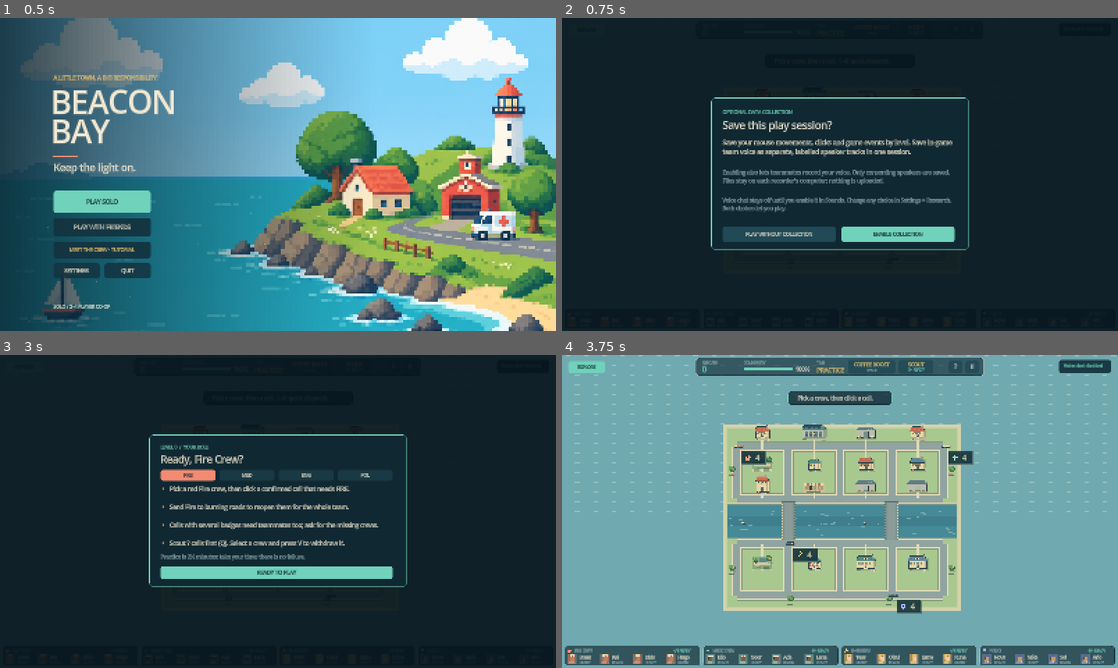
Above: before the commit, frames 1-4 (two rows, left to right).
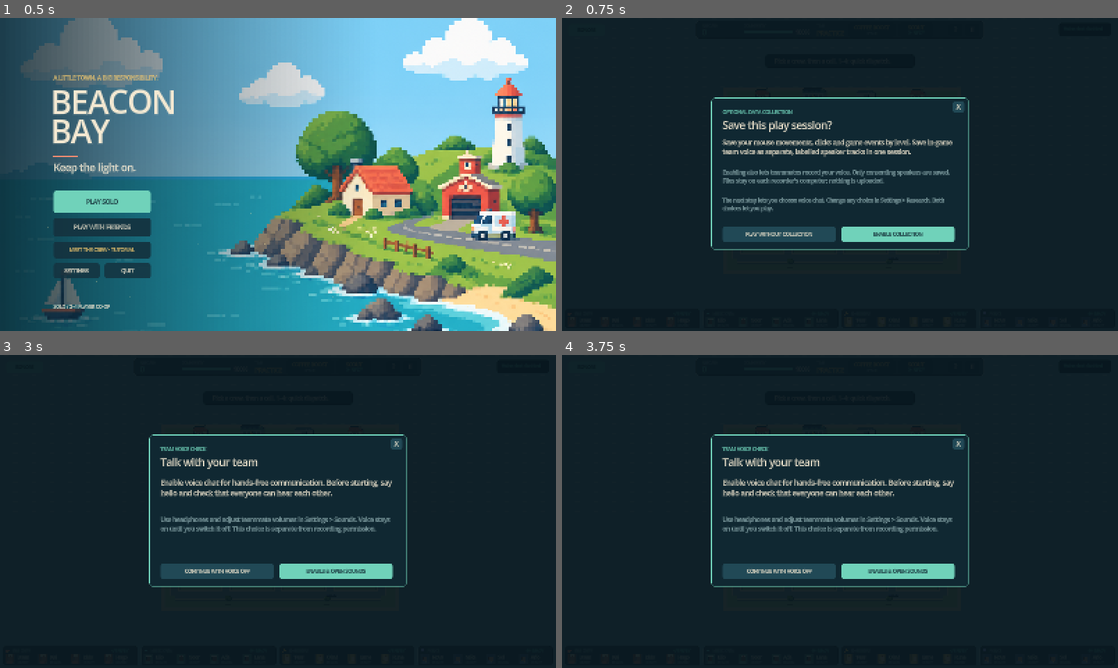
Above: after the commit, the same moments.

Repository: Misha-17/Holistic_Game
Game: Godot game, scene res://scenes/main.tscn
The game is run twice, just before and just after one commit, with the same random seed, the same clock (stepped at 60 frames per second) and the same inputs. Sound files missing from this copy of the repository are replaced by a short silence.
Inputs (mouse positions are in pixels of both pictures, inside the frame that each line leads up to):
- Up to frame 1 (0.5 s): no input
- Up to frame 2 (0.75 s): tap Enter at 0.5 s; move the mouse to (962, 158) at 0.52 s; hold Right from 0.53 s (still down); tap 1 at 0.6 s; click (962, 158) at 0.67 s
- Up to frame 3 (3 s): tap Space at 0.77, 1.25, 2.75 s; release Right at 1.25 s; drag from (166, 527) to (250, 574) at 1.27 s; tap Enter at 2 s; move the mouse to (333, 442) at 2.02 s; hold Right 2.03-2.75 s; tap G at 2.1 s; drag from (250, 574) to (111, 464) at 2.77 s
- Up to frame 4 (3.75 s): tap Enter at 3.5, 3.6 s; move the mouse to (1006, 558) at 3.52 s; hold Left from 3.53 s (still down)

Frame 1 is identical in both runs. In frame 2, 0.5% of the frame differs, in the area x 28-73%, y 26-63%; in frame 3, 6.4%; in frame 4, 99%, in the area x 0-100%, y 0-100%.

Commit message:
feat: update entry management and voice functionality

Diff:
--- a/scripts/main.gd
+++ b/scripts/main.gd
@@ -168,7 +168,7 @@
 	return screen in ["game", "pause", "help"] or (screen == "settings" and previous_screen in ["game", "pause", "help"])
 
 func _simulation_active() -> bool:
-	if _waiting_for_briefings or (not entry_popup.is_empty() and not network.active): return false
+	if _waiting_for_briefings or not entry_popup.is_empty(): return false
 	return screen == "game" or (network != null and network.active and _session_screen() and sim.running)
 
 func _map_rect() -> Rect2:
@@ -504,7 +504,7 @@
 	if dedicated_server or test_mode: return
 	var mine: Array = network.departments_for()
 	briefing_role = str(mine[0]) if not mine.is_empty() else "fire"
-	entry_popup = "briefing" if collection_choice_made else "consent"
+	entry_popup = "consent"
 	_reset_map_gesture()
 	_update_visibility()
 
@@ -514,23 +514,47 @@
 	if not enabled: research.set_enabled(false)
 	voice.set_recording_consent(enabled)
 	voice.set_recording_enabled(enabled)
-	entry_popup = "briefing"
+	entry_popup = "voice"
 	_sync_capture()
 	research.log_event("collection_choice", {"enabled": enabled, "voice_requires_voice_chat": true})
 
 func _complete_briefing() -> void:
 	entry_popup = ""
 	if network.active: network.send_command("level_ready", {"level_run_id": shared_level_run_id})
-	else: _waiting_for_briefings = false
+	else: _level_ready_peers[1] = true
 	_sync_capture()
 	research.log_event("briefing_completed", {"departments": network.departments_for()})
 	_update_visibility()
 
+func _entry_owner(peer_id: int = -1) -> bool:
+	if not network.active: return true
+	var actor := multiplayer.get_unique_id() if peer_id < 0 else peer_id
+	return network.can_start_session(actor) if network.dedicated else actor == 1
+
+func _all_entry_ready() -> bool:
+	if not network.active: return bool(_level_ready_peers.get(1, false))
+	if network.roster.is_empty(): return false
+	for peer_id in network.roster:
+		if not bool(_level_ready_peers.get(peer_id, false)): return false
+	return true
+
 func _check_level_ready() -> void:
-	if not network.hosting or not _waiting_for_briefings: return
-	for peer_id in network.roster:
-		if not bool(_level_ready_peers.get(peer_id, false)): return
-	_waiting_for_briefings = false
+	# Readiness never starts the clock; only the owner's explicit command does.
+	pass
+
+func _choose_voice(enabled: bool) -> void:
+	voice.set_mic_enabled(enabled)
+	entry_popup = "briefing"
+	if enabled:
+		previous_screen = "game"
+		screen = "settings"
+		settings_tab = "sounds"
+	_update_visibility()
+
+func _request_entry_action(action: String) -> void:
+	var payload := {"level_run_id": shared_level_run_id}
+	if network.active: network.send_command(action, payload)
+	else: _execute_command(action, payload, 1)
 
 func _draw_entry_popup() -> void:
 	buttons.clear()
@@ -542,9 +566,16 @@
 		_text("Save this play session?", Vector2(382, 320), 29, CREAM)
 		_wrap("Save your mouse movements, clicks and game events by level. Save in-game team voice as separate, labelled speaker tracks in one session.", Vector2(382, 365), 670, 18, CREAM, 27)
 		_wrap("Enabling also lets teammates record your voice. Only consenting speakers are saved. Files stay on each recorder's computer; nothing is uploaded.", Vector2(382, 450), 670, 16, MUTED, 24)
-		_wrap("Voice chat stays off until you enable it in Sounds. Change any choice in Settings > Research. Both choices let you play.", Vector2(382, 530), 670, 15, MUTED, 23)
+		_wrap("The next step lets you choose voice chat. Change any choice in Settings > Research. Both choices let you play.", Vector2(382, 530), 670, 15, MUTED, 23)
 		_button("collection_no", "PLAY WITHOUT COLLECTION", Rect2(382, 600, 326, 44), PANEL_LIGHT, CREAM, 14)
 		_button("collection_yes", "ENABLE COLLECTION", Rect2(724, 600, 326, 44), TEAL, INK, 14)
+	elif entry_popup == "voice":
+		_text("TEAM VOICE CHECK", Vector2(382, 276), 14, TEAL)
+		_text("Talk with your team", Vector2(382, 320), 29, CREAM)
+		_wrap("Enable voice chat for hands-free communication. Before starting, say hello and check that everyone can hear each other.", Vector2(382, 375), 670, 20, CREAM, 30)
+		_wrap("Use headphones and adjust teammate volumes in Settings > Sounds. Voice stays on until you switch it off. This choice is separate from recording permission.", Vector2(382, 480), 670, 17, MUTED, 26)
+		_button("entry_voice_no", "CONTINUE WITH VOICE OFF", Rect2(382, 600, 326, 44), PANEL_LIGHT, CREAM, 14)
+		_button("entry_voice_yes", "ENABLE & OPEN SOUNDS", Rect2(724, 600, 326, 44), TEAL, INK, 14)
 	elif entry_popup == "briefing":
 		_text("LEVEL %d  /  YOUR ROLE" % BeaconCampaign.level_number(sim.shift_index), Vector2(382, 270), 13, TEAL)
 		_text("Ready, %s?" % str(KIND_NAME[briefing_role]).capitalize(), Vector2(382, 311), 28, CREAM)
@@ -557,13 +588,19 @@
 			_text("•", Vector2(386, y), 19, KIND_COLOR[briefing_role])
 			_wrap(line, Vector2(408, y), 630, 17, CREAM, 23)
 			y += 52
-		var hint := "Practice is 2½ minutes: take your time; there is no failure." if BeaconCampaign.is_practice(sim.shift_index) else "The level starts when everyone is ready."
+		var hint := "Practice is 2½ minutes: take your time; there is no failure." if BeaconCampaign.is_practice(sim.shift_index) else "When everyone is ready, the room owner clicks Start."
 		if network.active and not _waiting_for_briefings and sim.elapsed > 0.5: hint = "Your team is already playing. Continue when you are ready."
 		_text(hint, Vector2(382, 586), 15, MUTED)
 		_button("briefing_done", "READY TO PLAY", Rect2(382, 607, 668, 38), TEAL, INK, 15)
 	else:
-		_text("Waiting for your team", Vector2(382, 320), 30, CREAM)
-		_wrap("Everyone is choosing their collection settings and reading their role. The level clock is paused.", Vector2(382, 380), 660, 20, MUTED, 30)
+		_text("Ready to start", Vector2(382, 320), 30, CREAM)
+		if _entry_owner():
+			if _all_entry_ready():
+				_button("entry_start", "START GAME", Rect2(382, 600, 668, 44), TEAL, INK, 15)
+			else:
+				_text("Waiting for everyone to finish their reminders...", Vector2(382, 560), 18, MUTED)
+	if _waiting_for_briefings and _entry_owner():
+		_button("entry_cancel", "X", Rect2(1044, 240, 34, 32), PANEL_LIGHT, CREAM, 18)
 
 func _ready() -> void:
 	dedicated_server = "--server" in OS.get_cmdline_args() or "--server" in OS.get_cmdline_user_args()
@@ -782,7 +819,7 @@
 		if net_timer > 0.12:
 			net_timer = 0
 			var shared_screen := "game" if network.active and _session_screen() and sim.running else screen
-			network.broadcast({"simulation": sim.net_snapshot(), "screen": shared_screen, "orders": orders, "speed": 1.0, "level_run_id": shared_level_run_id, "waiting_for_briefings": _waiting_for_briefings})
+			network.broadcast({"simulation": sim.net_snapshot(), "screen": shared_screen, "orders": orders, "speed": 1.0, "level_run_id": shared_level_run_id, "waiting_for_briefings": _waiting_for_briefings, "level_ready_peers": _level_ready_peers})
 	if dedicated_server: return
 	_sync_capture()
 	if screen == "game":
@@ -1980,6 +2017,12 @@
 func _action(id: String) -> void:
 	audio.play_cue("click")
 	if not tutorial_active: research.log_event("ui_action", {"action": id, "screen": screen})
+	if id in ["entry_start", "entry_cancel"]:
+		_request_entry_action(id)
+		return
+	if id in ["entry_voice_yes", "entry_voice_no"]:
+		_choose_voice(id == "entry_voice_yes")
+		return
 	if id == "collection_yes" or id == "collection_no":
 		_choose_collection(id == "collection_yes")
 		return
@@ -2296,7 +2339,7 @@
 		# snapshot on another channel must not move a guest past those events.
 		network.broadcast_event({"type": "level_transition", "previous_level_run_id": previous_run, "level_run_id": shared_level_run_id, "level_index": index})
 	_level_ready_peers.clear()
-	_waiting_for_briefings = network.active and not test_mode
+	_waiting_for_briefings = not test_mode
 	entry_popup = ""
 	_route_cache_until = 0
 	sim.start_shift(clampi(index,0,BeaconCampaign.PRACTICE_INDEX))
@@ -2414,6 +2457,22 @@
 			focused_unit_left = 0
 
 func _execute_command(action: String,payload: Dictionary,_peer_id: int) -> void:
+	if action in ["entry_start", "entry_cancel"]:
+		if (network.active and not network.hosting) or not _waiting_for_briefings or not _entry_owner(_peer_id): return
+		if str(payload.get("level_run_id", "")) != shared_level_run_id: return
+		if action == "entry_start":
+			if not _all_entry_ready(): return
+			_waiting_for_briefings = false
+			entry_popup = ""
+		else:
+			_end_level_capture("preparation_cancelled")
+			sim.running = false
+			_waiting_for_briefings = false
+			entry_popup = ""
+			_level_ready_peers.clear()
+			screen = "lobby" if network.active else "title"
+		if not dedicated_server: _update_visibility()
+		return
 	if action == "level_ready":
 		if network.hosting and network.roster.has(_peer_id) and str(payload.get("level_run_id", "")) == shared_level_run_id:
 			_level_ready_peers[_peer_id] = true
@@ -2695,6 +2754,7 @@
 		_pending_results_snapshot = {}
 	shared_level_run_id = next_run_id
 	_waiting_for_briefings = bool(data.get("waiting_for_briefings", false))
+	_level_ready_peers = data.get("level_ready_peers", {}).duplicate()
 	sim.apply_snapshot(data.get("simulation",{}))
 	var restarting := run_changed or sim.shift_index != previous_shift or sim.elapsed + 1.0 < previous_elapsed
 	if restarting and not data.has("level_run_id"): shared_level_run_id = _new_capture_id("received_level")
@@ -2711,6 +2771,9 @@
 		_reapply_predictions()
 		sim.drain_events()
 	if next_screen == "lobby" and not sim.running:
+		entry_popup = ""
+		_waiting_for_briefings = false
+		_end_level_capture("preparation_cancelled")
 		if not (screen == "settings" and previous_screen == "lobby"): screen = "lobby"
 	elif next_screen == "results" and screen == "settings" and previous_screen == "results":
 		pass # A guest's settings opened from the results screen stay open until BACK.
--- a/scripts/network_session.gd
+++ b/scripts/network_session.gd
@@ -11,7 +11,7 @@
 signal voice_participants_changed
 
 const PORT := 24680
-const PROTOCOL_VERSION := 13 # Level 0, shared level run IDs and the start-of-level ready barrier.
+const PROTOCOL_VERSION := 12 # Owner-controlled start/cancel after entry reminders.
 const MAX_PLAYER_NAME_LENGTH := 20
 const UNRELIABLE_SNAPSHOT_LIMIT := 1100 # Leave room for RPC/ENet headers below the path MTU.
 # Every player has the same job: command one (or more) emergency departments.
@@ -24,7 +24,7 @@
 	3: [["fire", "police"], ["medic"], ["engineer"]],
 	4: [["fire"], ["medic"], ["engineer"], ["police"]],
 }
-const ACTIONS := ["dispatch", "withdraw", "clear_road", "scout", "supply", "special", "ping", "start_shift", "change_role", "level_ready"]
+const ACTIONS := ["dispatch", "withdraw", "clear_road", "scout", "supply", "special", "ping", "start_shift", "change_role", "level_ready", "entry_start", "entry_cancel"]
 var active := false
 var port := PORT
 var hosting := false
@@ -232,6 +232,8 @@
 	var actor := multiplayer.get_unique_id() if peer_id < 0 else peer_id
 	if not roster.has(actor):
 		return false
+	if action in ["entry_start", "entry_cancel"]:
+		return can_start_session(actor) if dedicated else actor == 1
 	if action == "change_role":
 		return payload.get("target_peer_id") is int and int(payload.target_peer_id) != actor and roster.has(int(payload.target_peer_id))
 	if action in ["dispatch", "withdraw", "clear_road"]:
@@ -517,7 +519,7 @@
 	return true
 
 func _valid_payload(action: String, payload: Dictionary) -> bool:
-	if action == "level_ready":
+	if action in ["level_ready", "entry_start", "entry_cancel"]:
 		return payload.size() == 1 and payload.get("level_run_id") is String and not str(payload.level_run_id).is_empty() and str(payload.level_run_id).length() <= 120
 	if action == "start_shift":
 		# Optionally the level picked in the co-op lobby.
@@ -550,7 +552,7 @@
 
 func _clean_payload(action: String, payload: Dictionary) -> Dictionary:
 	match action:
-		"level_ready":
+		"level_ready", "entry_start", "entry_cancel":
 			return {"level_run_id": str(payload.level_run_id)}
 		"start_shift":
 			return {"shift": int(payload.shift)} if payload.has("shift") else {}
--- a/tests/capture_level_entry.gd
+++ b/tests/capture_level_entry.gd
@@ -22,10 +22,14 @@
 	game._begin_shift(BeaconCampaign.PRACTICE_INDEX)
 	await snap("collection-choice")
 	game._choose_collection(false)
+	await snap("voice-reminder")
+	game._choose_voice(false)
 	for role in game.ROLE_BRIEFINGS:
 		game.briefing_role = role
 		await snap("briefing-" + role)
 	game._complete_briefing()
+	await snap("owner-start")
+	game._request_entry_action("entry_start")
 	await snap("training-harbor")
 	game.sim.tick(65)
 	game.sim.drain_events()
--- a/tests/test_level_entry.gd
+++ b/tests/test_level_entry.gd
@@ -1,9 +1,19 @@
 extends SceneTree
+
+class TestVoice extends TeamVoice:
+	func set_mic_enabled(value: bool) -> void:
+		mic_enabled = value
 
 var failures: Array[String] = []
 
 func check(ok: bool, message: String) -> void:
 	if not ok: failures.append(message)
+
+func check_paused(game: Node, label: String) -> void:
+	var before: Dictionary = game.sim.net_snapshot().duplicate(true)
+	game.net_timer = -10.0 # The fixture uses no live network transport.
+	game._process(0.5)
+	check(game.sim.net_snapshot() == before, label + ": simulation unchanged across a frame")
 
 func _initialize() -> void:
 	call_deferred("run")
@@ -18,21 +28,38 @@
 	check(game.entry_popup == "consent", "First level asks for collection choice")
 	check(not game.research.enabled and not game.voice.recording_active, "No capture before opt-in")
 	check(not game._simulation_active(), "Choice pauses the solo level clock")
+	check_paused(game, "Solo collection popup")
 	var key := InputEventKey.new()
 	key.keycode = KEY_ENTER
 	key.pressed = true
 	game._input(key)
 	check(game.entry_popup == "consent", "Enter cannot silently accept collection")
 	game._choose_collection(false)
-	check(game.entry_popup == "briefing" and not game.research.enabled, "Decline still opens role briefing")
+	check(game.entry_popup == "voice" and not game.research.enabled, "Decline opens voice reminder")
+	game._choose_voice(false)
+	check(game.entry_popup == "briefing", "Voice choice opens role instructions")
+	check_paused(game, "Role instructions")
+	var real_voice: TeamVoice = game.voice
+	var fake_voice := TestVoice.new()
+	game.voice = fake_voice
+	game._choose_voice(true)
+	check(fake_voice.mic_enabled and game.screen == "settings" and game.settings_tab == "sounds", "Enable voice opens Sounds settings")
+	check(game.previous_screen == "game" and game.entry_popup == "briefing" and not game._simulation_active(), "Settings retain pending briefing and paused clock")
+	check_paused(game, "Preparation Sounds settings")
+	game.voice = real_voice
+	fake_voice.free()
+	game._action("settings_back")
+	check(game.screen == "game" and game.entry_popup == "briefing", "Back from Sounds returns to role instructions")
 	for role: String in game.ROLE_BRIEFINGS:
 		check(game.ROLE_BRIEFINGS[role].size() == 4, role + " gets four instructions")
 	game._complete_briefing()
+	game._request_entry_action("entry_start")
 	check(game._simulation_active(), "Decline still allows play")
 	game._begin_shift(0)
-	check(game.entry_popup == "briefing", "Choice remembered for following levels this launch")
+	check(game.entry_popup == "consent", "New run asks again without restarting the app")
 	game._choose_collection(true)
 	game._complete_briefing()
+	game._request_entry_action("entry_start")
 	check(game.research.enabled and game.voice.recording_enabled and game.voice.recording_consent, "Opt-in enables collection switches")
 	check(not game.voice.mic_enabled, "Collection never enables microphone implicitly")
 	var session: String = game.capture_session_id
@@ -41,6 +68,7 @@
 	game.sim.elapsed = 10.0
 	game._begin_shift(1)
 	game._complete_briefing()
+	game._request_entry_action("entry_start")
 	check(game.capture_session_id == session and game.capture_run_id != first_run, "Levels have distinct run IDs in one session")
 	check(game.voice.recording_path == voice_path, "Speaker session stays whole across levels")
 	game._stop_capture()
@@ -55,10 +83,48 @@
 	game._execute_command("level_ready", {"level_run_id": game.shared_level_run_id}, 1)
 	check(game._waiting_for_briefings, "One ready player cannot start the team clock")
 	game._execute_command("level_ready", {"level_run_id": game.shared_level_run_id}, 44)
-	check(not game._waiting_for_briefings, "All players release the team clock")
+	check(game._waiting_for_briefings and not game._simulation_active(), "All ready still waits for owner Start")
+	check_paused(game, "Multiplayer ready screen")
+	game._execute_command("entry_start", {"level_run_id": game.shared_level_run_id}, 44)
+	check(game._waiting_for_briefings, "Guest cannot start")
+	game._execute_command("entry_start", {"level_run_id": "stale-run"}, 1)
+	check(game._waiting_for_briefings, "Stale Start cannot release clock")
+	game._execute_command("entry_start", {"level_run_id": game.shared_level_run_id}, 1)
+	check(not game._waiting_for_briefings, "Owner starts after everyone is ready")
+	game._begin_shift(BeaconCampaign.PRACTICE_INDEX)
+	check(game.entry_popup == "consent", "Restart on running host repeats reminder")
+	game._execute_command("entry_start", {"level_run_id": game.shared_level_run_id}, 1)
+	check(game._waiting_for_briefings, "Owner cannot skip unread reminders")
+	game._execute_command("entry_cancel", {"level_run_id": game.shared_level_run_id}, 44)
+	check(game.screen == "game", "Guest cannot cancel preparation")
+	game._execute_command("entry_cancel", {"level_run_id": game.shared_level_run_id}, 1)
+	check(game.screen == "lobby" and not game.sim.running and game.entry_popup.is_empty() and game.network.active and game.network.roster.size() == 2, "Owner X returns to joined waiting room without disconnecting")
+	check(game._entry_owner(1) and not game._entry_owner(44), "Only multiplayer owner has the X button")
+	game.network.dedicated = true
+	game.network.roster = {44: 0, 55: 1}
+	check(game._entry_owner(44) and not game._entry_owner(55), "First dedicated-server player owns preparation")
+	game.network.dedicated = false
 	check(game.network._valid_payload("start_shift", {"shift": 6}), "Network accepts Level 0")
 	check(not game.network._valid_payload("start_shift", {"shift": 7}), "Network rejects nonexistent level")
+	# Apply the same authoritative fields used by remote guests.
+	game.network.hosting = false
 	game.network.active = false
+	game._stop_capture()
+	game.sim.start_shift(0)
+	var snapshot: Dictionary = {"screen": "game", "simulation": game.sim.net_snapshot(), "level_run_id": "guest-preparation", "waiting_for_briefings": true, "level_ready_peers": {1: true}}
+	game._receive_snapshot(snapshot)
+	check(game.entry_popup == "consent" and not game._simulation_active(), "Guest opens reminders with clock paused")
+	check(game._level_ready_peers.get(1, false), "Ready roster arrives in snapshots")
+	game.sim.running = false
+	snapshot.screen = "lobby"
+	snapshot.simulation = game.sim.net_snapshot()
+	snapshot.waiting_for_briefings = false
+	game._receive_snapshot(snapshot)
+	check(game.screen == "lobby" and game.entry_popup.is_empty(), "Cancellation snapshot closes guest popup")
+	game.network.active = false
+	game._begin_shift(BeaconCampaign.PRACTICE_INDEX)
+	game._request_entry_action("entry_cancel")
+	check(game.screen == "title" and not game.sim.running, "Solo practice X returns to main menu")
 	game._stop_capture()
 	game.voice.shutdown()
 	game.queue_free()
